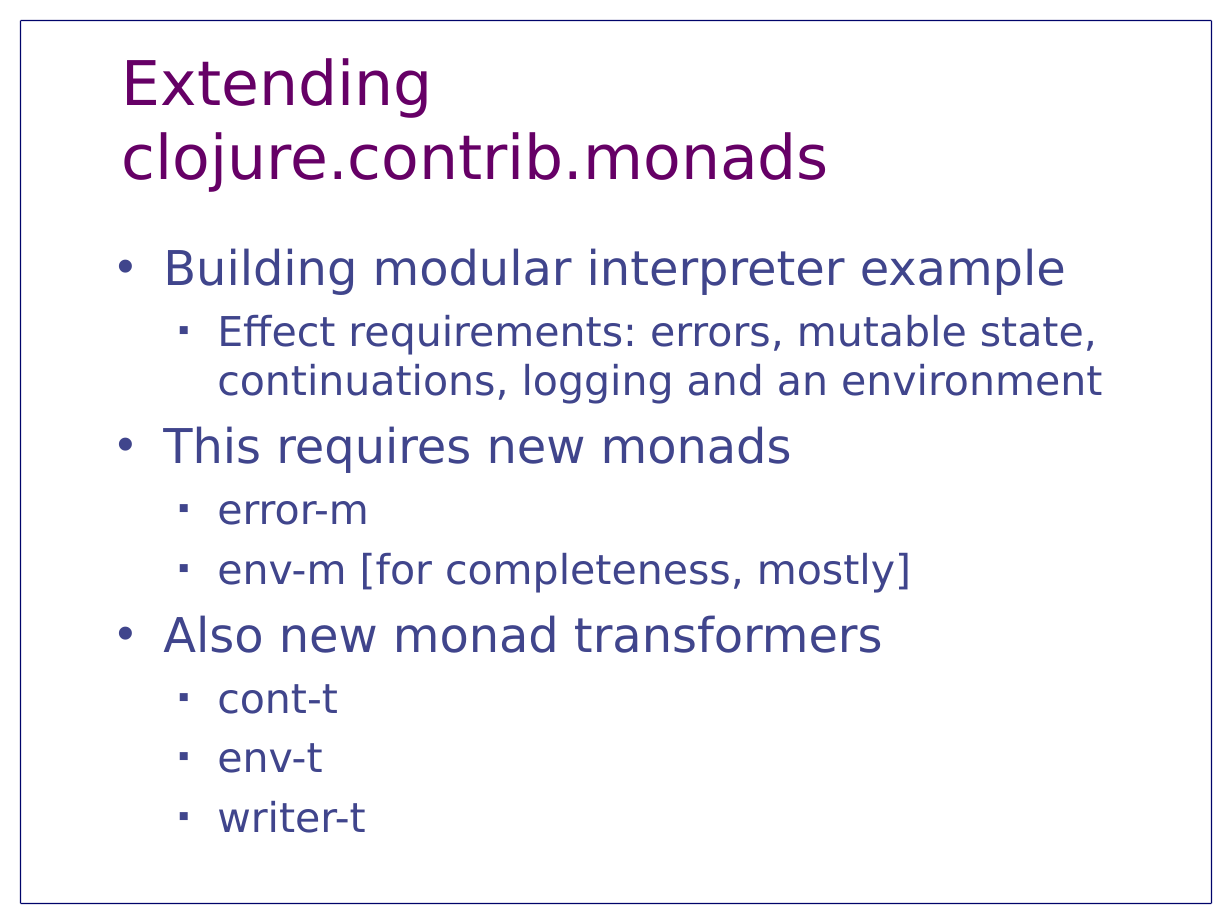
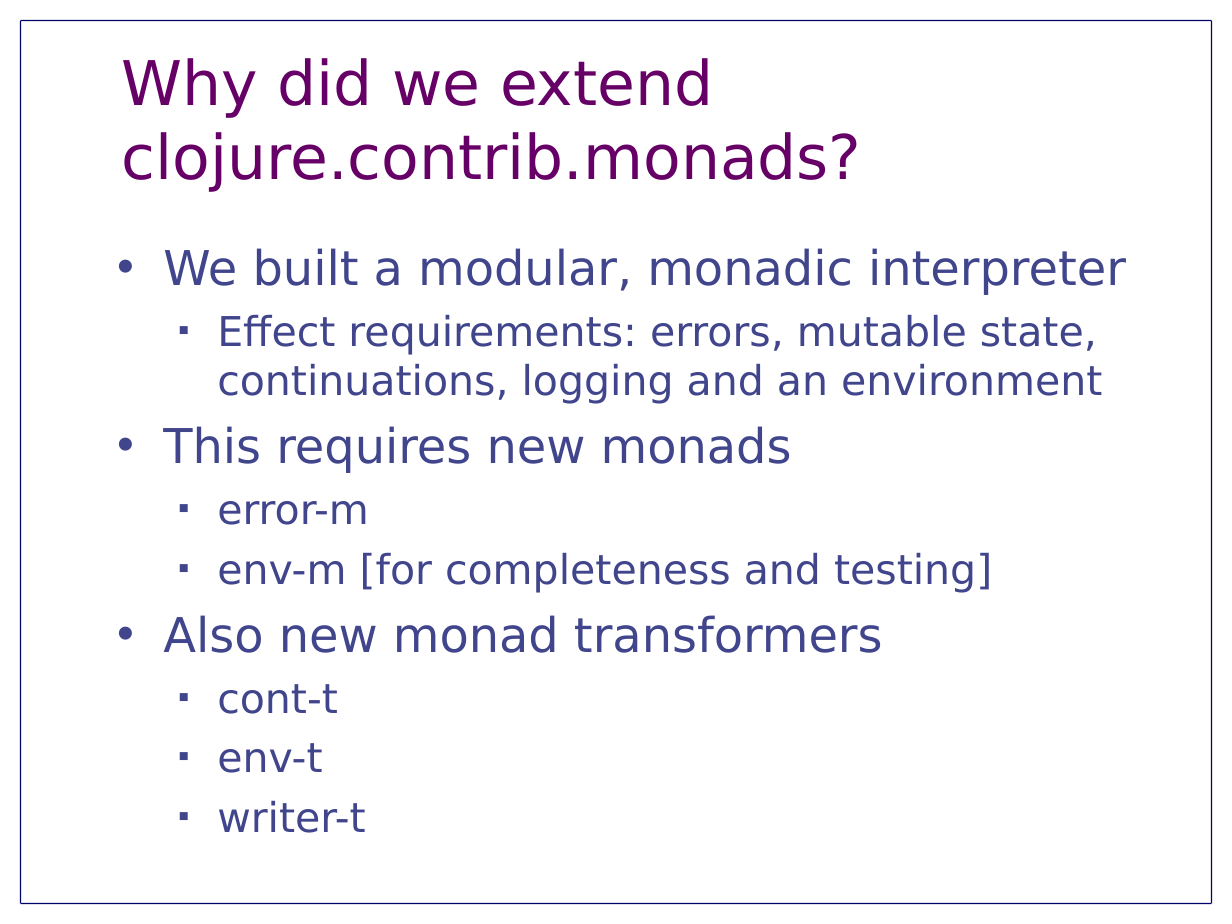
Before and after one commit to jnewbern/monad-tutorial, a slide deck: slide 1 of slides/NewMonads.odp. Drawn at 1232x924 pixels with LibreOffice and Linux fonts; fonts in the diff are those of the drawing. Boxes give left, top, right and bottom in pixels: in the first picture for what was removed or moved away, otherwise in the second. Text is boxed around its words. In the diff, an @@ line names an element or a change of style, - is before the commit and + after.

```diff
--- a/slides/NewMonads.odp
+++ b/slides/NewMonads.odp
@@ title at (122, 58, 862, 192): text changed @@
-Extending clojure.contrib.monads
+Why did we extend clojure.contrib.monads?
@@ text at (163, 248, 1126, 295): text changed @@
-• Building modular interpreter example
+• We built a modular, monadic interpreter
@@ text at (217, 552, 992, 593): text changed @@
-  ■ env-m [for completeness, mostly]
+  ■ env-m [for completeness and testing]
```
Also in this commit, not shown: 3 other slides changed, 1 slide added, 1 slide removed, 3 other files.
